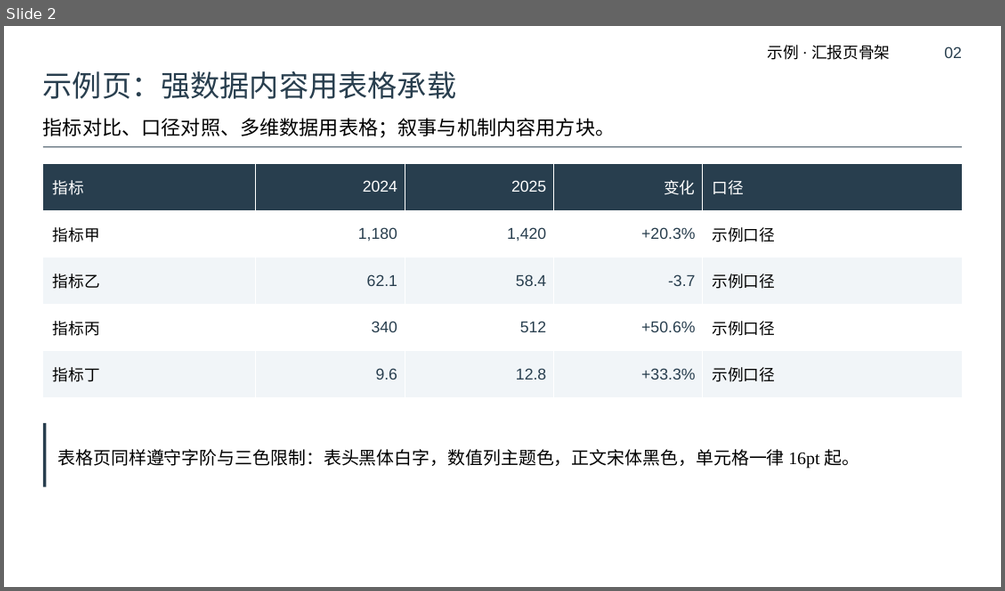
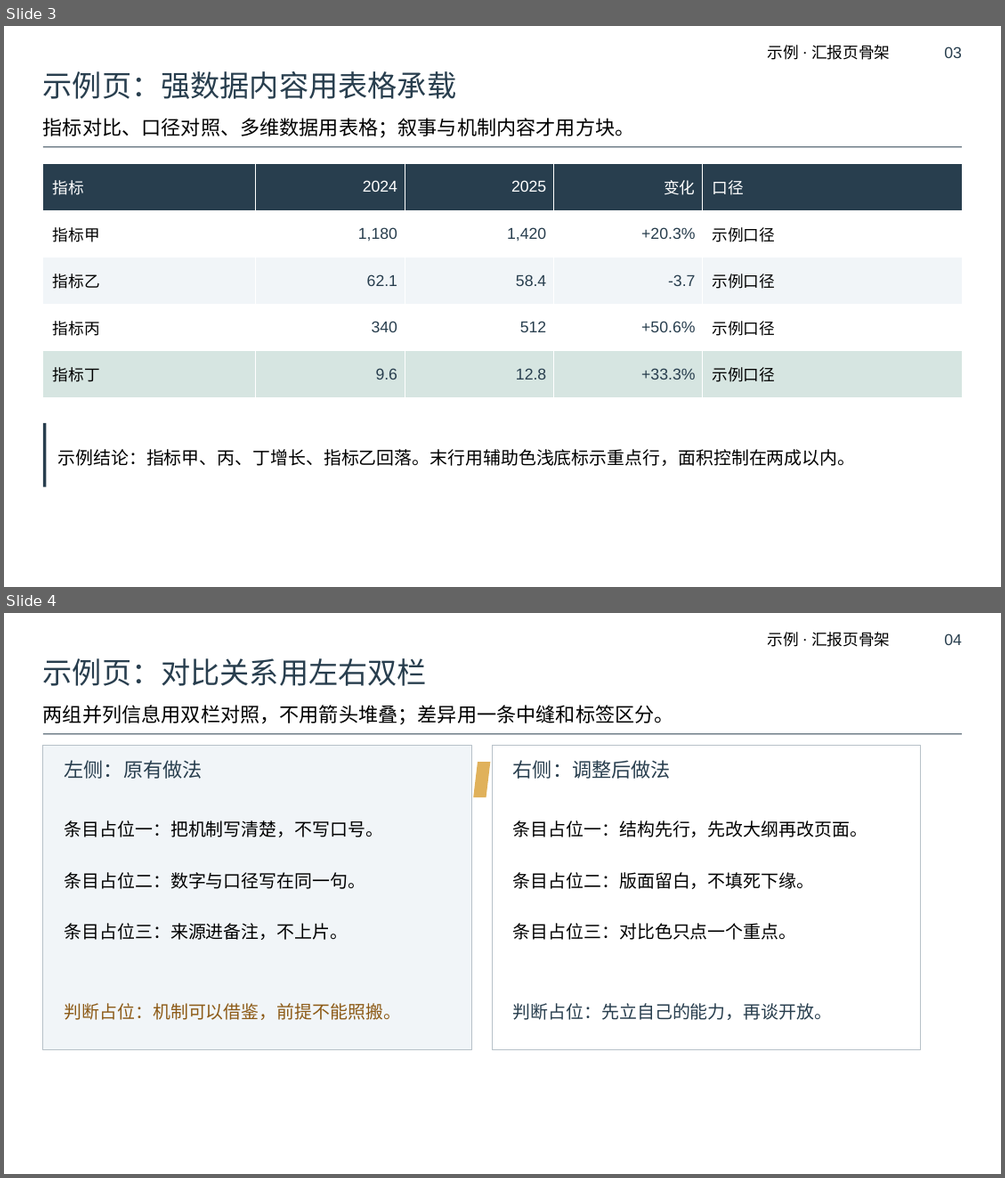
Before and after one commit to xiongxq04/ppt-report-style, a slide deck: skills/ppt-report-style/assets/example-slide.pptx. Shown one above the other, each under a label of ours: slide 2 before the commit, slides 3 and 4 after it. The pictures are 1005x591 and 1005x1178 pixels, drawn with LibreOffice and Linux fonts; fonts in the diff are those of the drawing. Boxes give left, top, right and bottom in pixels: in the first picture for what was removed or moved away, otherwise in the second. Text is boxed around its words. In the diff, an @@ line names an element or a change of style, - is before the commit and + after.

Commit message:
v0.3.0：配色系列化 + 布局关系模型 + 配图必要性分档 + 效果预算
在 v0.2.0（双槽字体 + 六档字阶）之上叠加，不改变原有硬性限制。

配色：黑白灰改为不占额度的基础色；主题色明确为"一个色相多档明度"的系列，
另加一个对比色与一个辅助色。新增 palette_utils.py 做色阶派生与 WCAG 对比度计算，
verify_ppt_style.py 增配色方案、对比度（含透明叠加后的背景解析）、色相组数与
面积配额检查。

布局：先判断内容关系再选骨架。audit_ppt.py 识别 12 类关系模型、6 种骨架与视觉手段，
检查连续三页同骨架（备注写 [例外:…] 可豁免）、方块矩阵占比、关系模型覆盖数、
纯文字页比例与"无层级纯文字页"。每页一个视觉承载物改为"每页至少一种视觉手段"。
结论条改为按内容决定，不再强制。

配图：按必须实景 / 建议配图 / 可用图表替代三档决定流程，大纲阶段批量盘点、
确认后再分配；按放置尺寸判定有效分辨率，检查缺失图、低分辨率与低画质图。

效果：每章一个视觉母题、母题数量为软建议、每页最多一主一辅效果；
不使用 SmartArt，源文件已有则保持原状并用 --allow-smartart 声明。

其他：新增 check_ppt.py 统一入口（错误/警告/建议/例外分级，支持 --json、
--exceptions、--layout-report、--mode balanced|strict），run_regression.py 回归基线
（正例零错误零警告、反例命中 12 条预期规则），build_example.py 扩为九页示例并支持
--variant negative，preview_ppt.py 改为全页预览并补齐多边形描边渲染；示例 PPT 与
预览图重新生成，README/plugin.json/CI 同步更新。

```diff
--- a/skills/ppt-report-style/assets/example-slide.pptx
+++ b/skills/ppt-report-style/assets/example-slide.pptx
@@ slide 4 added at (x1=4, y1=613, x2=1001, y2=1174), background #FFFFFF @@
@@ text added at (x1=768, y1=632, x2=890, y2=647), 16 pt, text #000000 @@
+示例 · 汇报页骨架
@@ text added at (x1=944, y1=633, x2=962, y2=645), 16 pt, text #283E4E @@
+04
@@ text added at (x1=43, y1=658, x2=427, y2=686), 30 pt, text #283E4E @@
+示例页：对比关系用左右双栏
@@ text added at (x1=43, y1=705, x2=674, y2=725), 20 pt, text #000000 @@
+两组并列信息用双栏对照，不用箭头堆叠；差异用一条中缝和标签区分。
@@ rectangle added at (x1=43, y1=733, x2=962, y2=734), fill #283E4E @@
@@ rectangle added at (x1=43, y1=745, x2=472, y2=1050), fill #F1F5F8, outline #B7C1C8 0.75 pt @@
@@ rectangle added at (x1=492, y1=745, x2=921, y2=1050), fill #FFFFFF, outline #B7C1C8 0.75 pt @@
@@ text added at (x1=65, y1=760, x2=202, y2=779), 20 pt, text #283E4E @@
+左侧：原有做法
@@ parallelogram added at (x1=473, y1=762, x2=490, y2=797), fill #E0B15B @@
@@ text added at (x1=513, y1=760, x2=671, y2=779), 20 pt, text #283E4E @@
+右侧：调整后做法
@@ text added at (x1=65, y1=820, x2=383, y2=837), 18 pt, text #000000 @@
+条目占位一：把机制写清楚，不写口号。
@@ text added at (x1=513, y1=820, x2=867, y2=837), 18 pt, text #000000 @@
+条目占位一：结构先行，先改大纲再改页面。
@@ text added at (x1=65, y1=872, x2=365, y2=889), 18 pt, text #000000 @@
+条目占位二：数字与口径写在同一句。
@@ text added at (x1=513, y1=872, x2=814, y2=889), 18 pt, text #000000 @@
+条目占位二：版面留白，不填死下缘。
@@ text added at (x1=65, y1=923, x2=348, y2=940), 18 pt, text #000000 @@
+条目占位三：来源进备注，不上片。
@@ text added at (x1=513, y1=923, x2=797, y2=940), 18 pt, text #000000 @@
+条目占位三：对比色只点一个重点。
@@ text added at (x1=65, y1=1003, x2=401, y2=1020), 18 pt, text #8C5A16 @@
+判断占位：机制可以借鉴，前提不能照搬。
@@ text added at (x1=513, y1=1003, x2=832, y2=1020), 18 pt, text #283E4E @@
+判断占位：先立自己的能力，再谈开放。
@@ what was slide 2 is now slide 3 @@
@@ slide 3 changed as well @@
@@ text at (x1=944, y1=46, x2=962, y2=58): text changed @@
-02
+03
@@ text at (x1=43, y1=118, x2=635, y2=138): text changed @@
-指标对比、口径对照、多维数据用表格；叙事与机制内容用方块。
+指标对比、口径对照、多维数据用表格；叙事与机制内容才用方块。
@@ table at (x1=43, y1=164, x2=962, y2=397) @@
@@ fill #F1F5F8 to #D6E5E1 in row 5 @@
@@ text at (x1=57, y1=449, x2=855, y2=466): text changed @@
-表格页同样遵守字阶与三色限制：表头黑体白字，数值列主题色，正文宋体黑色，单元格一律 16pt 起。
+示例结论：指标甲、丙、丁增长、指标乙回落。末行用辅助色浅底标示重点行，面积控制在两成以内。
```
Also in this commit, not shown: 1 other slide changed, 6 other slides added, 27 other files.
